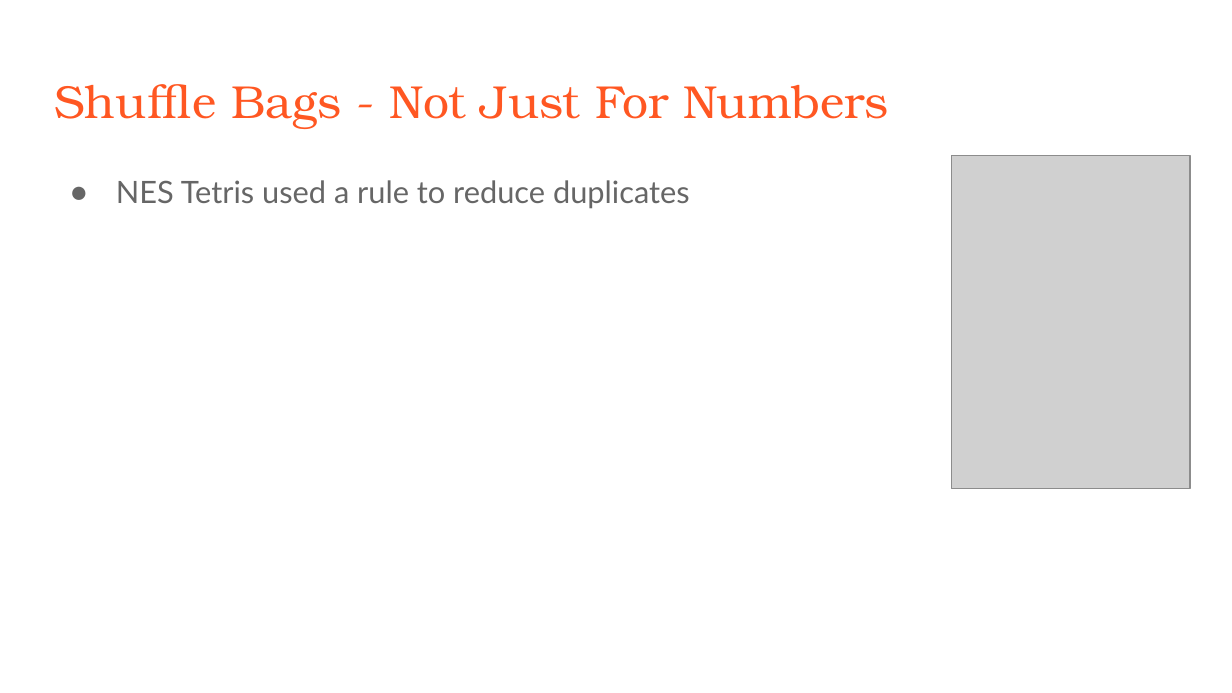
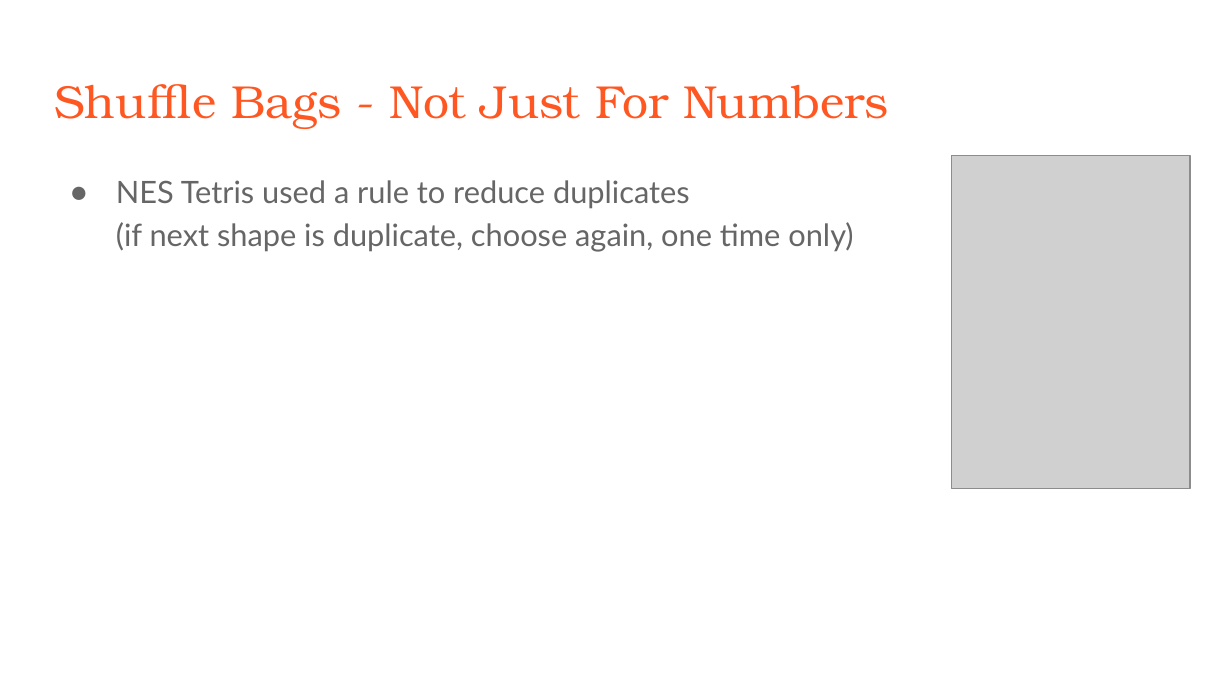
Before and after one commit to tonyli99/shufflebags, a slide deck: slide 18 of Shuffle_Bag_Randomization.pptx. Drawn at 1232x693 pixels with LibreOffice and Linux fonts; fonts in the diff are those of the drawing; grey boxes stand for pictures. Boxes give left, top, right and bottom in pixels: in the first picture for what was removed or moved away, otherwise in the second. Text is boxed around its words. In the diff, an @@ line names an element or a change of style, - is before the commit and + after.

```diff
--- a/Shuffle_Bag_Randomization.pptx
+++ b/Shuffle_Bag_Randomization.pptx
@@ text at <box>116,180,853,252</box>: text changed @@
-● NES Tetris used a rule to reduce duplicates
+● NES Tetris used a rule to reduce duplicates
+  (if next shape is duplicate, choose again, one time only)
```
Also in this commit, not shown: 5 other slides changed, 1 slide added.
